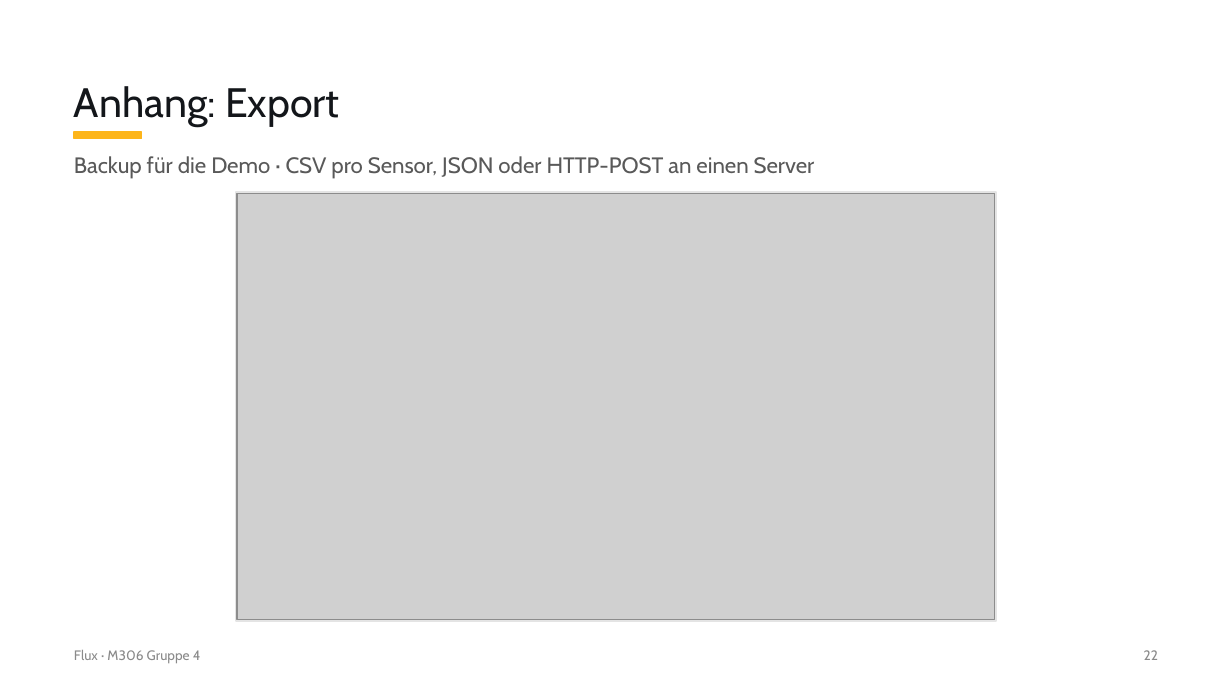
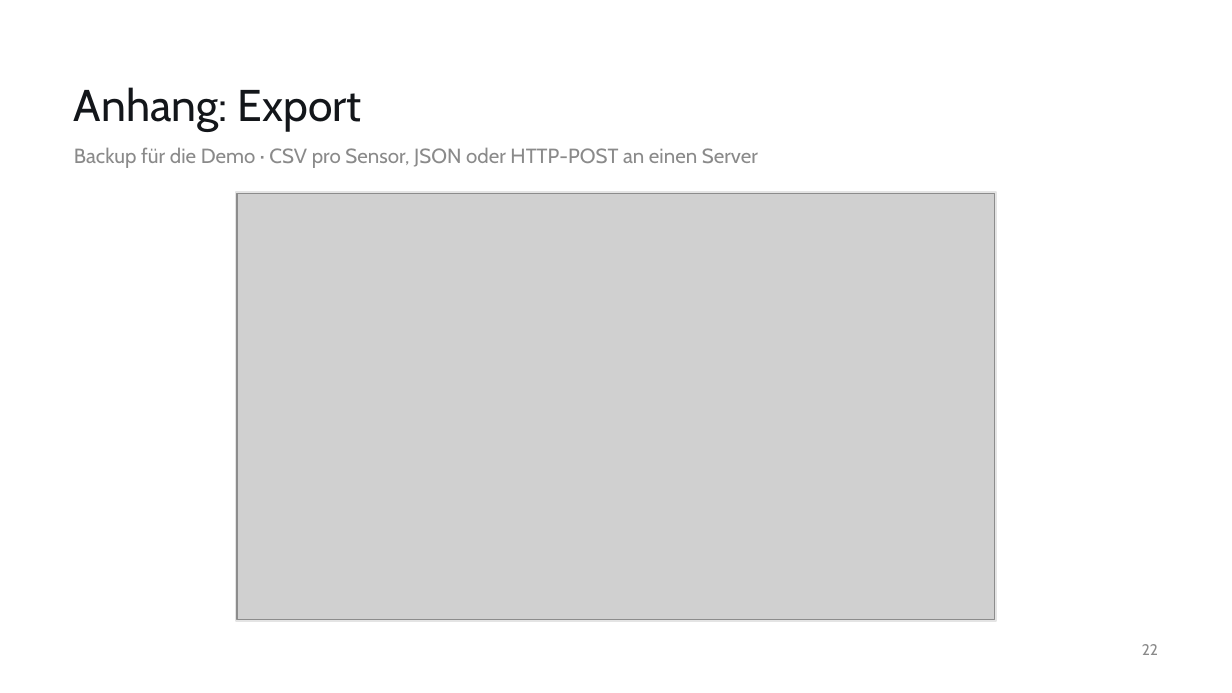
Before and after one commit to gd-pereira/M306-Gruppe-4, a slide deck: slide 22 of praesentation.pptx. Drawn at 1232x693 pixels with LibreOffice and Linux fonts; fonts in the diff are those of the drawing; grey boxes stand for pictures. Boxes give left, top, right and bottom in pixels: in the first picture for what was removed or moved away, otherwise in the second. Text is boxed around its words. In the diff, an @@ line names an element or a change of style, - is before the commit and + after.

```diff
--- a/praesentation.pptx
+++ b/praesentation.pptx
@@ text "Anhang: Export" at (74,87,362,132): size 24 to 26 pt @@
@@ text "Backup für die Demo · ...": place and size @@
-text "Backup für die Demo · ..." at (74,156,815,179)
+text "Backup für die Demo · ..." at (74,147,758,168)
@@ text "Backup für die Demo · ..." at (74,147,758,168): size 13 to 12 pt, text colour #595959 to #8A8A8A @@
@@ rectangle removed at (74,132,142,139) @@
@@ text removed at (74,650,201,663) @@
-Flux · M306 Gruppe 4
@@ text "22" at (1142,644,1158,655): size 8 to 9 pt @@
```
Also in this commit, not shown: 21 other slides changed, 4 other files.
